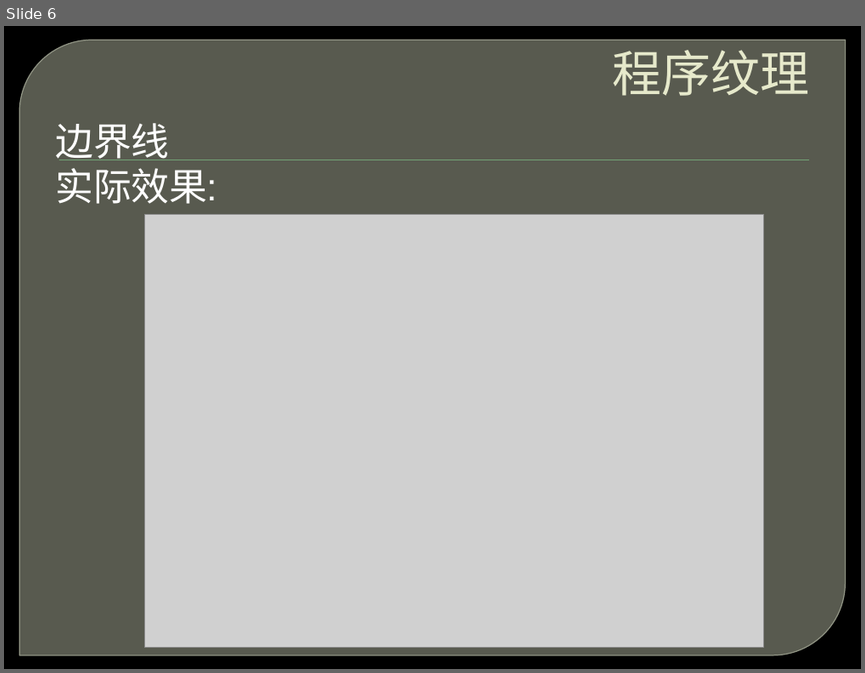
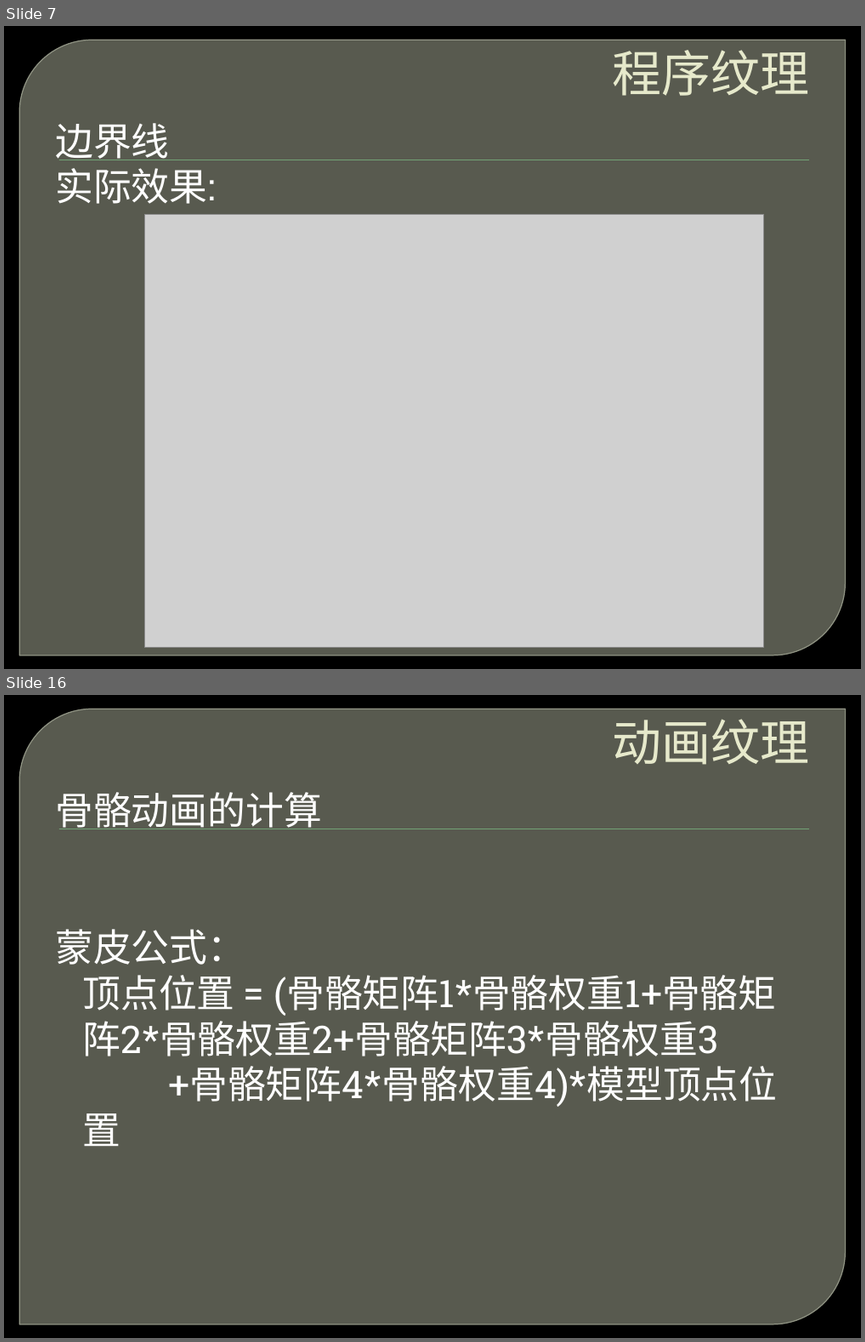
Before and after one commit to ForeverZack/ShaderBrowser, a slide deck: 程序纹理动画纹理.pptx. Shown one above the other, each under a label of ours: slide 6 before the commit, slides 7 and 16 after it; the slides between them are not shown. The pictures are 865x673 and 865x1342 pixels, drawn with LibreOffice and Linux fonts; fonts in the diff are those of the drawing; grey boxes stand for pictures; background and template pictures are left out. Boxes give left, top, right and bottom in pixels: in the first picture for what was removed or moved away, otherwise in the second. Text is boxed around its words. In the diff, an @@ line names an element or a change of style, - is before the commit and + after.

```diff
--- a/程序纹理动画纹理.pptx
+++ b/程序纹理动画纹理.pptx
@@ slide 16 added at [4, 695, 861, 1338], background picture (left out); not listed: 2 template elements that a slide beside it also shows @@
@@ title added at [613, 719, 810, 765], 41.4 pt, text #E7EACB @@
+动画纹理
@@ text added at [55, 792, 777, 1145], 32 pt, text #FFFFFF @@
+骨骼动画的计算
+蒙皮公式：
+顶点位置 = (骨骼矩阵1*骨骼权重1+骨骼矩 阵2*骨骼权重2+骨骼矩阵3*骨骼权重3
++骨骼矩阵4*骨骼权重4)*模型顶点位置
@@ what was slide 6 is now slide 7 @@
```
Also in this commit, not shown: 6 slides changed, 9 other slides added.
